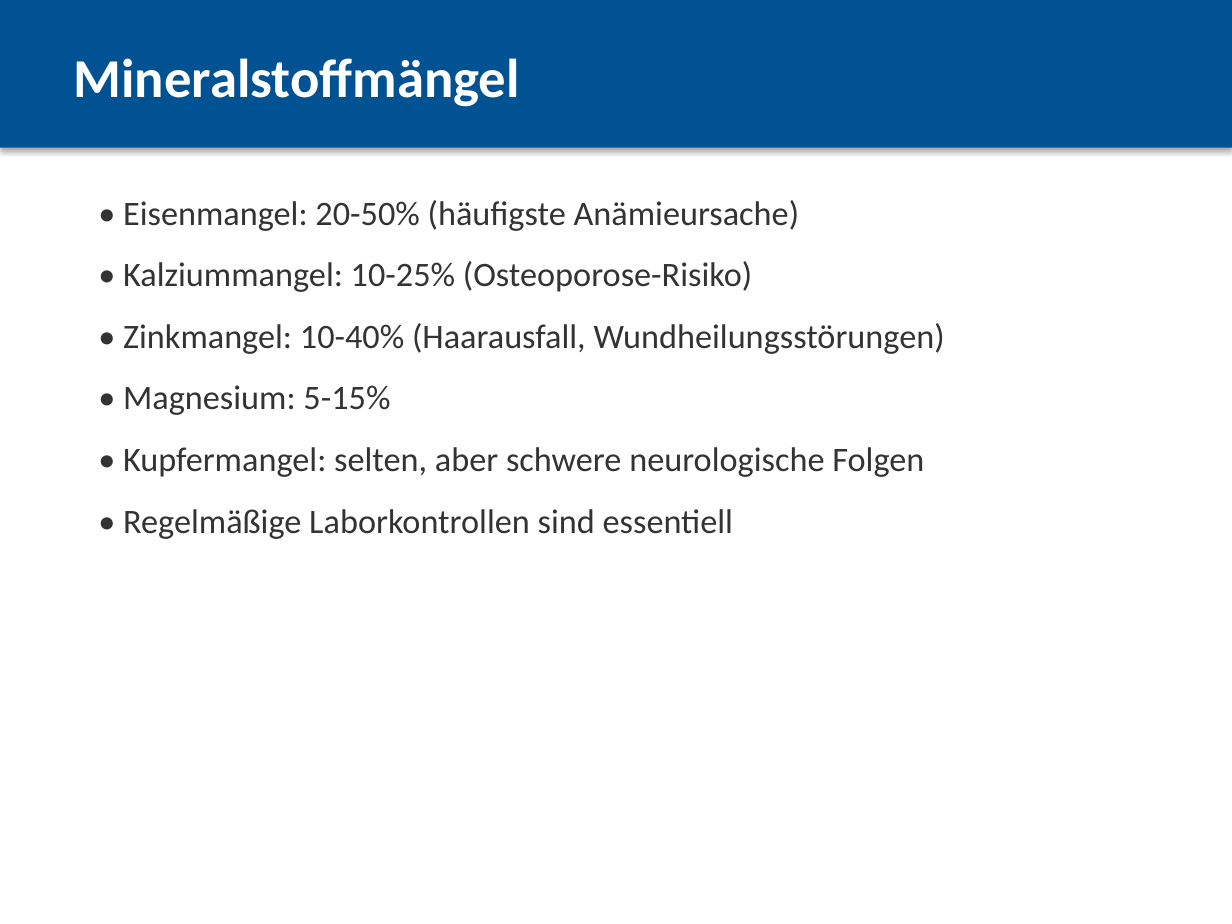
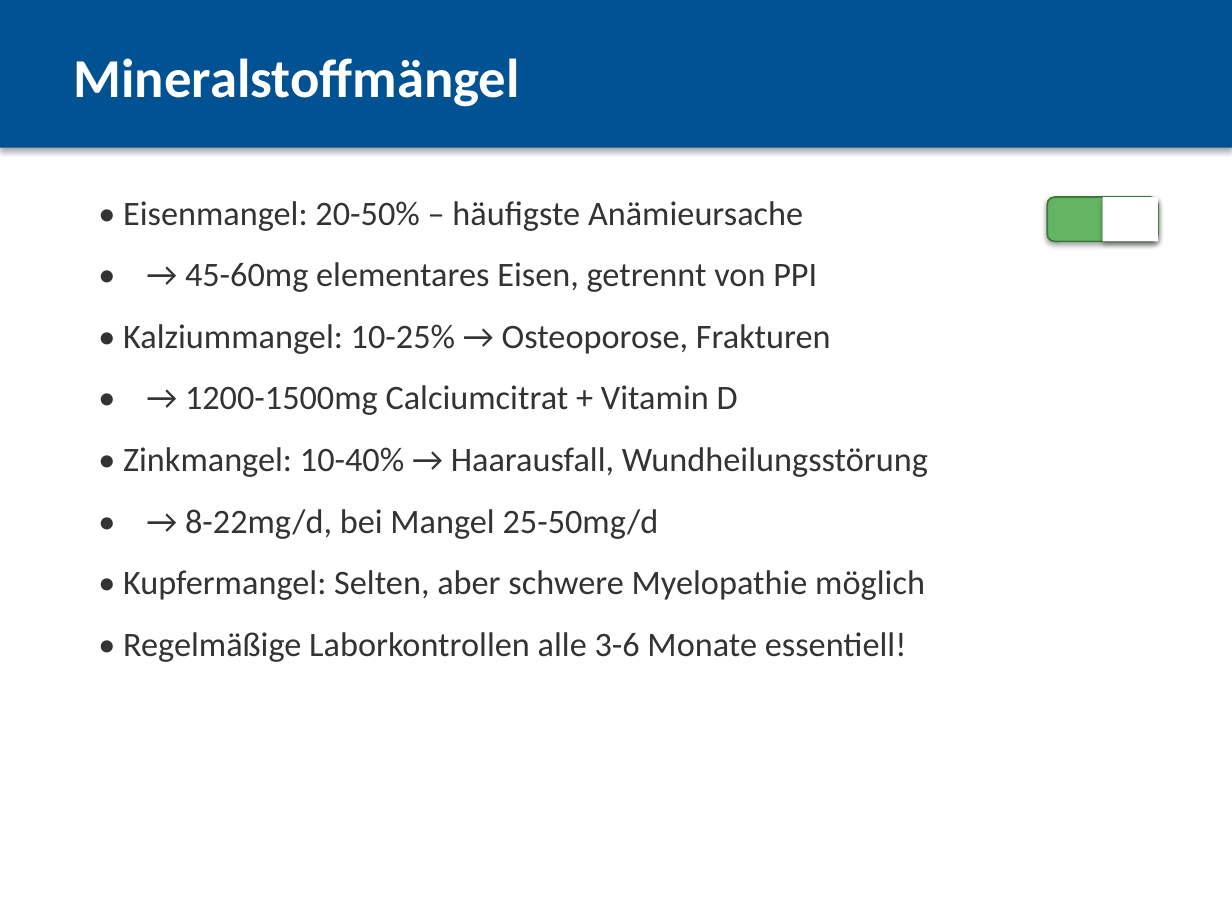
Before and after one commit to yawmanx/Codex-stuff, a slide deck: slide 16 of Komplikationen_Magenbypass.pptx (slide 15 before the commit). Drawn at 1232x924 pixels with LibreOffice and Linux fonts; fonts in the diff are those of the drawing. Boxes give left, top, right and bottom in pixels: in the first picture for what was removed or moved away, otherwise in the second. Text is boxed around its words. In the diff, an @@ line names an element or a change of style, - is before the commit and + after.

```diff
--- a/Komplikationen_Magenbypass.pptx
+++ b/Komplikationen_Magenbypass.pptx
@@ text at bbox=[123, 201, 928, 662]: text changed @@
-• Eisenmangel: 20-50% (häufigste Anämieursache)
-• Kalziummangel: 10-25% (Osteoporose-Risiko)
-• Zinkmangel: 10-40% (Haarausfall, Wundheilungsstörungen)
-• Magnesium: 5-15%
-• Kupfermangel: selten, aber schwere neurologische Folgen
-• Regelmäßige Laborkontrollen sind essentiell
+• Eisenmangel: 20-50% – häufigste Anämieursache
+• → 45-60mg elementares Eisen, getrennt von PPI
+• Kalziummangel: 10-25% → Osteoporose, Frakturen
+• → 1200-1500mg Calciumcitrat + Vitamin D
+• Zinkmangel: 10-40% → Haarausfall, Wundheilungsstörung
+• → 8-22mg/d, bei Mangel 25-50mg/d
+• Kupfermangel: Selten, aber schwere Myelopathie möglich
+• Regelmäßige Laborkontrollen alle 3-6 Monate essentiell!
@@ rounded rectangle added at bbox=[1047, 197, 1158, 241], fill #64B464, outline #3C783C 1 pt @@
@@ rectangle added at bbox=[1103, 197, 1158, 241], fill #FFFFFF @@
```
Also in this commit, not shown: 20 other slides changed, 4 slides added, 3 slides removed, 1 other file.
